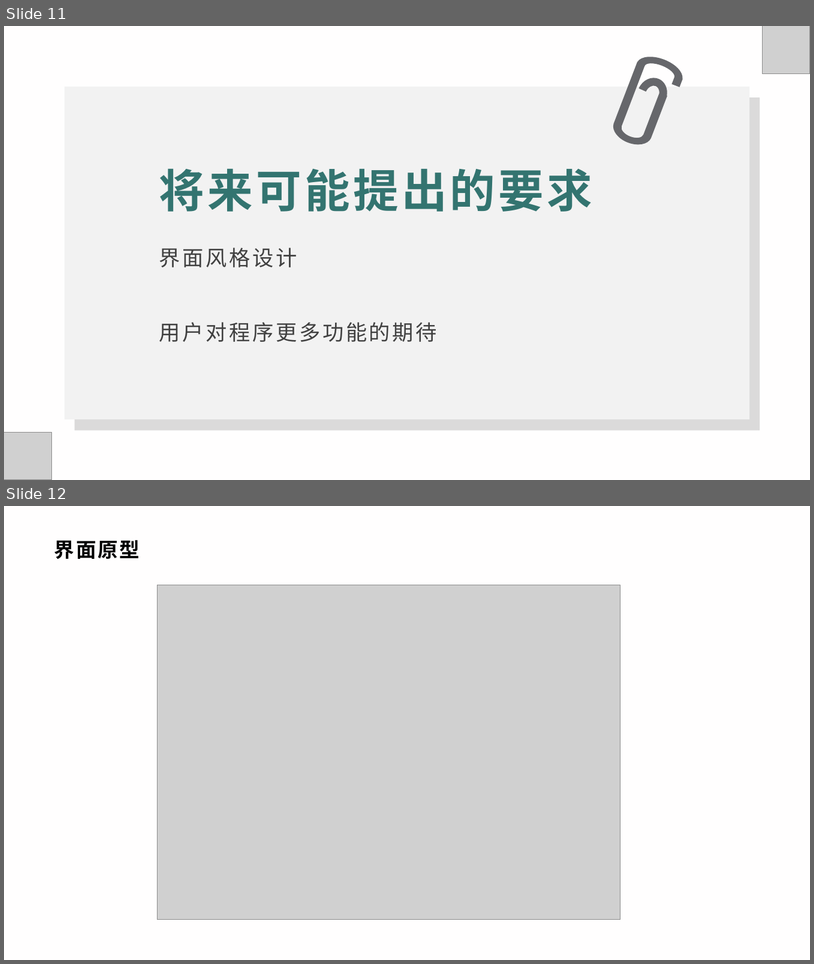
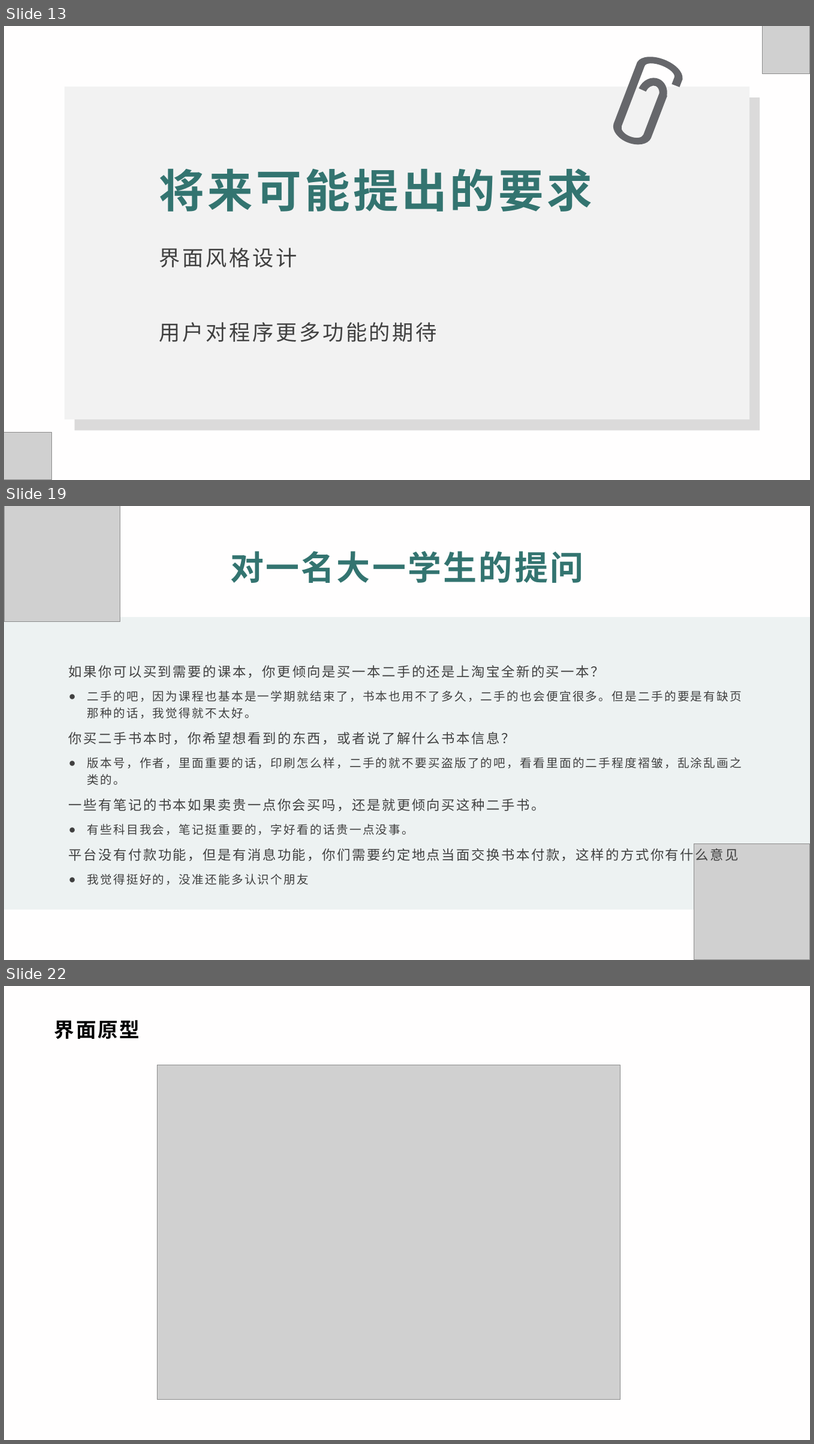
Before and after one commit to xlisses/ruang, a slide deck: Requirement_Statements/需求分析.pptx. Shown one above the other, each under a label of ours: slides 11 and 12 before the commit, slides 13, 19 and 22 after it; the slides between them are not shown. The pictures are 814x964 and 814x1444 pixels, drawn with LibreOffice and Linux fonts; fonts in the diff are those of the drawing; grey boxes stand for pictures; background and template pictures are left out. Boxes give left, top, right and bottom in pixels: in the first picture for what was removed or moved away, otherwise in the second. Text is boxed around its words. In the diff, an @@ line names an element or a change of style, - is before the commit and + after.

```diff
--- a/Requirement_Statements/需求分析.pptx
+++ b/Requirement_Statements/需求分析.pptx
@@ slide 19 added at (4,506,810,960), background #FFFEFE @@
@@ picture added at (4,506,120,622) @@
@@ text added at (230,551,584,583), 40 pt, text #337470, bold @@
+对一名大一学生的提问
@@ rectangle added at (4,617,810,909), fill #EDF2F2 @@
@@ text added at (69,665,743,885), 14 pt, text #404040 @@
+1. 如果你可以买到需要的课本，你更倾向是买一本二手的还是上淘宝全新的买一本？
+    ● 二手的吧，因为课程也基本是一学期就结束了，书本也用不了多久，二手的也会便宜很多。但是二手的要是有缺页那种的话，我觉得就不太好。
+2. 你买二手书本时，你希望想看到的东西，或者说了解什么书本信息？
+    ● 版本号，作者，里面重要的话，印刷怎么样，二手的就不要买盗版了的吧，看看里面的二手程度褶皱，乱涂乱画之类的。
+3. 一些有笔记的书本如果卖贵一点你会买吗，还是就更倾向买这种二手书。
+    ● 有些科目我会，笔记挺重要的，字好看的话贵一点没事。
+4. 平台没有付款功能，但是有消息功能，你们需要约定地点当面交换书本付款，这样的方式你有什么意见
+    ● 我觉得挺好的，没准还能多认识个朋友
@@ picture added at (695,844,810,960) @@
@@ what was slide 11 is now slide 13 @@
@@ what was slide 12 is now slide 22 @@
```
Also in this commit, not shown: 2 slides changed, 10 other slides added.
